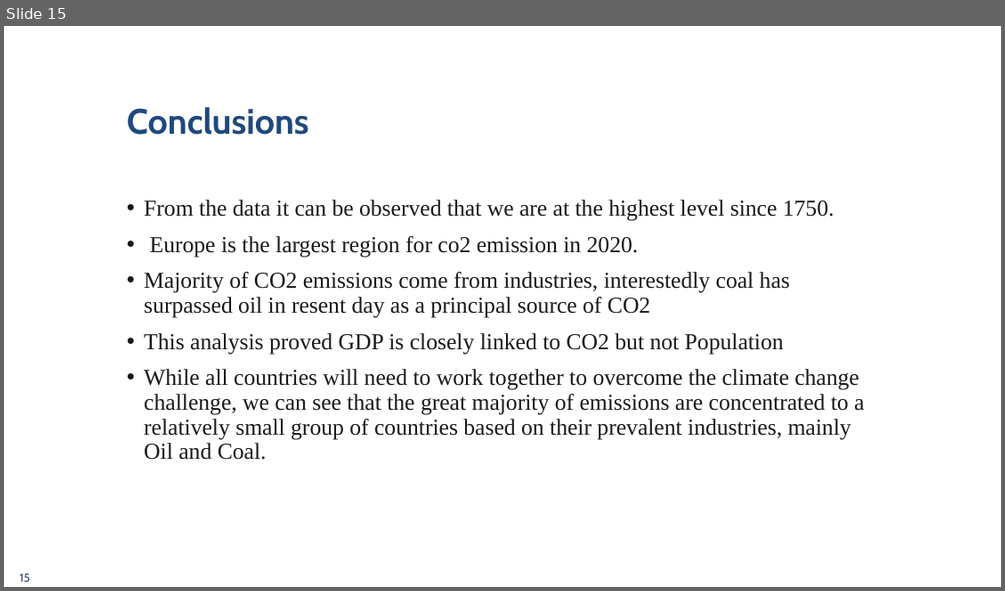
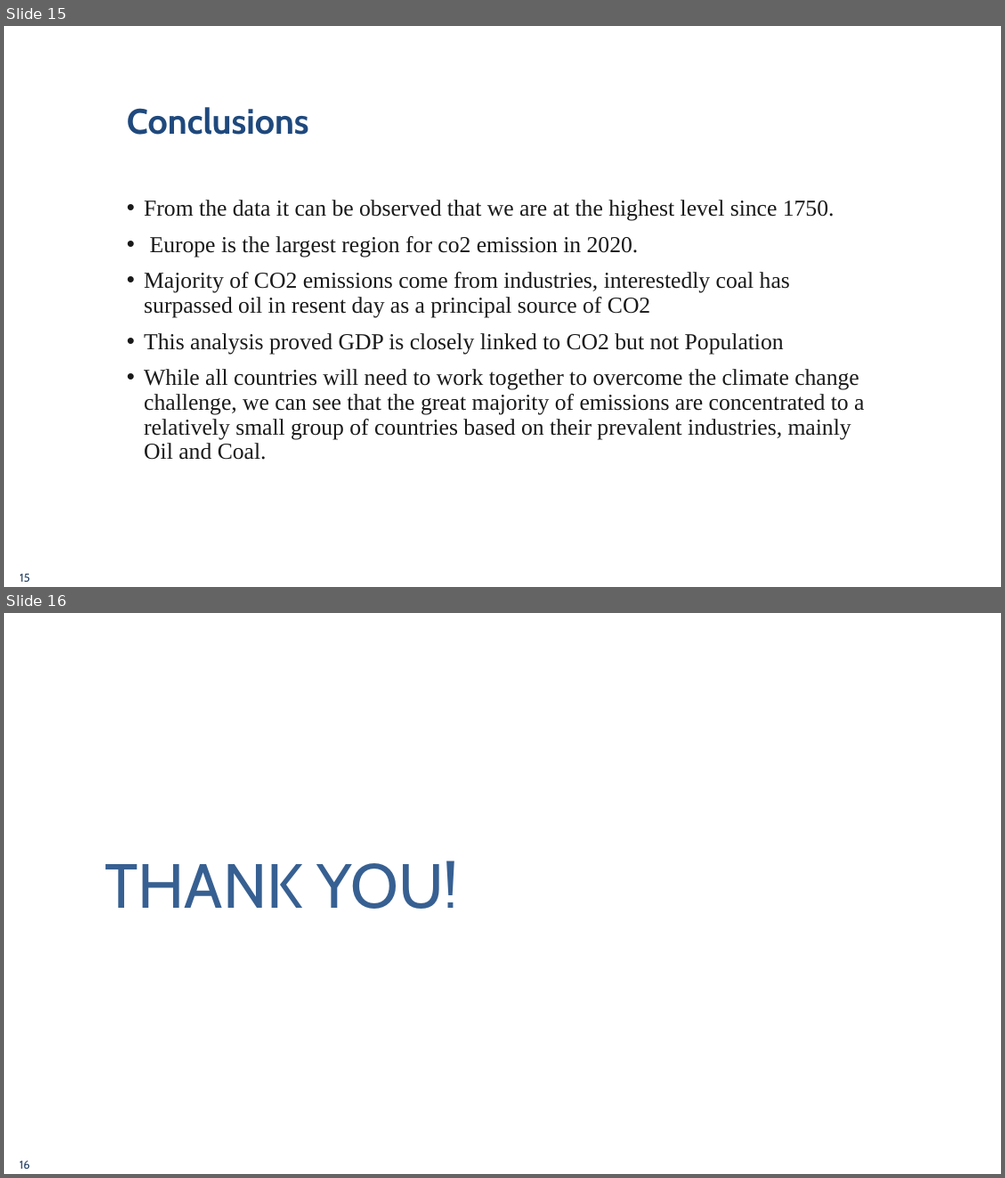
Before and after one commit to AnaTipps/Project_1, a slide deck: World CO2 Emission.pptx. Shown one above the other, each under a label of ours: slide 15 before the commit, slides 15 and 16 after it. The pictures are 1005x591 and 1005x1178 pixels, drawn with LibreOffice and Linux fonts; fonts in the diff are those of the drawing. Boxes give left, top, right and bottom in pixels: in the first picture for what was removed or moved away, otherwise in the second. Text is boxed around its words. In the diff, an @@ line names an element or a change of style, - is before the commit and + after.

Commit message:
Add files via upload

```diff
--- a/World CO2 Emission.pptx
+++ b/World CO2 Emission.pptx
@@ slide 16 added at (4, 613, 1001, 1174), background #FFFFFF; not listed: 3 template elements that a slide beside it also shows @@
@@ title added at (105, 860, 458, 908), 60 pt, text #376092 @@
+THANK YOU!
@@ page number added at (19, 1160, 30, 1168), 11 pt, text #254061 @@
+16
```
Also in this commit, not shown: 1 slide changed.
